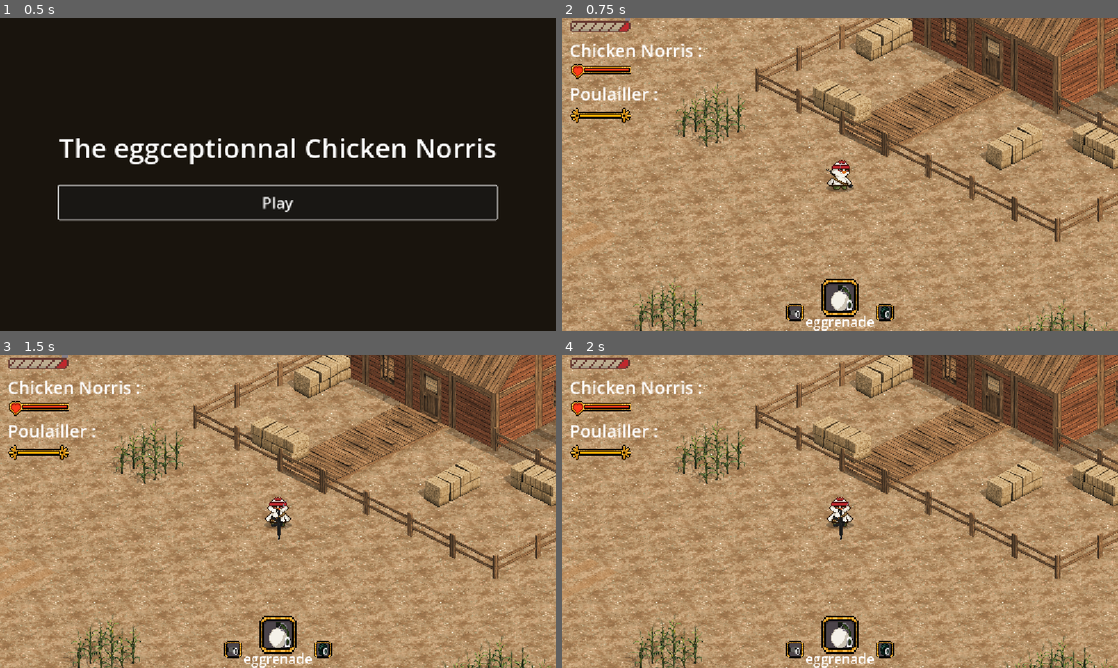
Above: before the commit, frames 1-4 (two rows, left to right).
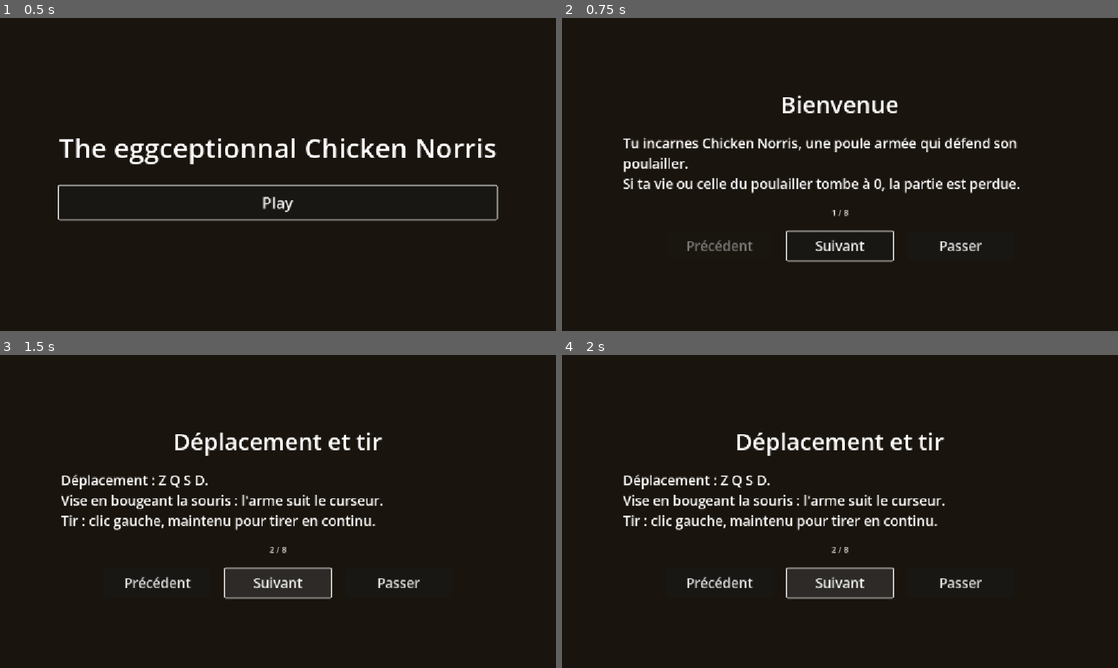
Above: after the commit, the same moments.

Repository: Xuniy/EpicFails_ezwinGameJam
Game: Godot game, scene res://scences/title_screen.tscn
The game is run twice, just before and just after one commit, with the same random seed, the same clock (stepped at 60 frames per second) and the same inputs.
Inputs (mouse positions are in pixels of both pictures, inside the frame that each line leads up to):
- Up to frame 1 (0.5 s): no input
- Up to frame 2 (0.75 s): click "Play" at 0.5 s
- Up to frame 3 (1.5 s): click (278, 583) at 1.25 s, where only the run after the commit has a clickable "Suivant"
- Up to frame 4 (2 s): no input

Frame 1 is identical in both runs. In frame 2, 99% of the frame differs, in the area x 0-100%, y 0-100%; in frame 3, 99%; in frame 4, 99%.

Commit message:
Tutoriel en jeu : pages clavier/souris ou Xbox selon l'appareil choisi au titre, affiché avant la partie
Co-Authored-By: Claude Haiku 5.5 <noreply@anthropic.com>
Claude-Session: https://claude.ai/code/session_01UwiPo7oy1NG6R3wQqBUMa4

Diff:
--- /dev/null
+++ b/scences/tutorial_screen.tscn
@@ -0,0 +1,12 @@
+[gd_scene format=3]
+
+[ext_resource type="Script" path="res://scripts/tutorial_screen.gd" id="1_tutorial"]
+
+[node name="TutorialScreen" type="Control"]
+layout_mode = 3
+anchors_preset = 15
+anchor_right = 1.0
+anchor_bottom = 1.0
+grow_horizontal = 2
+grow_vertical = 2
+script = ExtResource("1_tutorial")
--- a/scripts/title_screen.gd
+++ b/scripts/title_screen.gd
@@ -3,7 +3,7 @@
 ## Écran d'accueil : nom du jeu et Play. Le type d'appareil est mémorisé dans GameState :
 ## un clic (ou une touche) = clavier/souris, le bouton A d'une manette = Xbox.
 
-const GAME_SCENE := "res://scences/world_test.tscn"
+const NEXT_SCENE := "res://scences/tutorial_screen.tscn"
 const TITLE_FONT_SIZE: int = 56
 const BUTTON_FONT_SIZE: int = 32
 
@@ -54,4 +54,4 @@
 func _on_play_pressed() -> void:
 	GameState.input_device = detected_device if detected_device != "" else GameState.DEVICE_KEYBOARD_MOUSE
 	GameState.game_over = false
-	get_tree().change_scene_to_file(GAME_SCENE)
+	get_tree().change_scene_to_file(NEXT_SCENE)
--- /dev/null
+++ b/scripts/tutorial_screen.gd
@@ -0,0 +1,120 @@
+extends Control
+
+## Tutoriel en jeu, affiché entre l'écran d'accueil et la partie.
+## Les pages sont choisies selon l'appareil mémorisé dans GameState.input_device.
+
+const GAME_SCENE := "res://scences/world_test.tscn"
+
+const PAGES_PC := [
+	{"title": "Bienvenue", "text": "Tu incarnes Chicken Norris, une poule armée qui défend son poulailler.\nSi ta vie ou celle du poulailler tombe à 0, la partie est perdue."},
+	{"title": "Déplacement et tir", "text": "Déplacement : Z Q S D.\nVise en bougeant la souris : l'arme suit le curseur.\nTir : clic gauche, maintenu pour tirer en continu."},
+	{"title": "Changer d'objet", "text": "Les trois objets sont dans la barre en bas au centre : eggrenade, eggder pearl et egg bomba.\nMolette vers le haut : objet précédent. Molette vers le bas : objet suivant."},
+	{"title": "Lancer un objet", "text": "Maintiens le clic droit : le zoom s'adapte et un élastique apparaît.\nTire la souris dans le sens opposé à la cible : plus la traction est longue, plus l'objet va loin.\nClic gauche pour lancer. Relâcher le clic droit sans valider annule."},
+	{"title": "Les objets", "text": "eggrenade : explose à sa chute et blesse les ennemis proches.\neggder pearl : te téléporte au point visé, si la place est libre.\negg bomba : explose après un court délai et élimine les ennemis de son rayon.\nMarche sur un objet au sol pour le récupérer."},
+	{"title": "Fumer le joint", "text": "Le joint se consume en 45 secondes. Vide, il te fait perdre 5 points de vie toutes les 2 secondes.\nTouche A : ouvre ou ferme le mini-jeu de rythme.\nTouches 1, 2, 3, 4 : les quatre voies. Une bonne touche ajoute 5 secondes au joint."},
+	{"title": "Les barres et la boussole", "text": "En haut à gauche : le joint. Sous lui : ta vie et celle du poulailler.\nSi le poulailler sort de l'écran, une flèche sur le bord indique sa direction."},
+	{"title": "Fin de partie", "text": "Chicken Norris mort ou poulailler détruit : l'écran de fin apparaît.\nPlay again relance la partie."},
+]
+
+const PAGES_XBOX := [
+	{"title": "Bienvenue", "text": "Tu incarnes Chicken Norris, une poule armée qui défend son poulailler.\nSi ta vie ou celle du poulailler tombe à 0, la partie est perdue."},
+	{"title": "Déplacement et tir", "text": "Déplacement : stick gauche.\nVise : stick droit, l'arme regarde dans sa direction.\nTir : gâchette droite (RT), maintenue pour tirer en continu."},
+	{"title": "Changer d'objet", "text": "Les trois objets sont dans la barre en bas au centre : eggrenade, eggder pearl et egg bomba.\nLB : objet précédent. RB : objet suivant."},
+	{"title": "Lancer un objet", "text": "Maintiens la gâchette gauche (LT) : le zoom s'adapte et un arc apparaît.\nChoisis la direction et la distance avec le stick droit.\nRT pour lancer. Relâcher LT sans valider annule."},
+	{"title": "Dézoomer", "text": "Croix directionnelle droite : dézoome la caméra pour voir plus loin."},
+	{"title": "Les objets", "text": "eggrenade : explose à sa chute et blesse les ennemis proches.\neggder pearl : te téléporte au point visé, si la place est libre.\negg bomba : explose après un court délai et élimine les ennemis de son rayon.\nMarche sur un objet au sol pour le récupérer."},
+	{"title": "Fumer le joint", "text": "Le joint se consume en 45 secondes. Vide, il te fait perdre 5 points de vie toutes les 2 secondes.\nCroix directionnelle haut : ouvre ou ferme le mini-jeu de rythme.\nY, X, A, B : les quatre voies. Une bonne touche ajoute 5 secondes au joint."},
+	{"title": "Les barres et la boussole", "text": "En haut à gauche : le joint. Sous lui : ta vie et celle du poulailler.\nSi le poulailler sort de l'écran, une flèche sur le bord indique sa direction."},
+	{"title": "Fin de partie", "text": "Chicken Norris mort ou poulailler détruit : l'écran de fin apparaît.\nPlay again relance la partie."},
+]
+
+var pages: Array = []
+var index: int = 0
+var title_label: Label
+var body_label: Label
+var counter_label: Label
+var prev_button: Button
+var next_button: Button
+
+
+func _ready() -> void:
+	pages = PAGES_XBOX if GameState.input_device == GameState.DEVICE_XBOX else PAGES_PC
+	set_anchors_and_offsets_preset(Control.PRESET_FULL_RECT)
+
+	var background := ColorRect.new()
+	background.color = Color(0.1, 0.08, 0.05)
+	background.set_anchors_and_offsets_preset(Control.PRESET_FULL_RECT)
+	add_child(background)
+
+	var center := CenterContainer.new()
+	center.set_anchors_and_offsets_preset(Control.PRESET_FULL_RECT)
+	add_child(center)
+
+	var column := VBoxContainer.new()
+	column.add_theme_constant_override("separation", 28)
+	center.add_child(column)
+
+	title_label = Label.new()
+	title_label.horizontal_alignment = HORIZONTAL_ALIGNMENT_CENTER
+	title_label.add_theme_font_size_override("font_size", 48)
+	column.add_child(title_label)
+
+	body_label = Label.new()
+	body_label.autowrap_mode = TextServer.AUTOWRAP_WORD_SMART
+	body_label.custom_minimum_size = Vector2(900, 0)
+	body_label.add_theme_font_size_override("font_size", 28)
+	column.add_child(body_label)
+
+	counter_label = Label.new()
+	counter_label.horizontal_alignment = HORIZONTAL_ALIGNMENT_CENTER
+	column.add_child(counter_label)
+
+	var buttons := HBoxContainer.new()
+	buttons.alignment = BoxContainer.ALIGNMENT_CENTER
+	buttons.add_theme_constant_override("separation", 30)
+	column.add_child(buttons)
+
+	prev_button = _make_button("Précédent", _on_prev_pressed)
+	buttons.add_child(prev_button)
+	next_button = _make_button("Suivant", _on_next_pressed)
+	buttons.add_child(next_button)
+	buttons.add_child(_make_button("Passer", _start_game))
+
+	_show_page()
+
+
+func _make_button(label: String, callback: Callable) -> Button:
+	var button := Button.new()
+	button.text = label
+	button.custom_minimum_size = Vector2(220, 60)
+	button.add_theme_font_size_override("font_size", 28)
+	button.pressed.connect(callback)
+	return button
+
+
+func _show_page() -> void:
+	var page: Dictionary = pages[index]
+	title_label.text = page["title"]
+	body_label.text = page["text"]
+	counter_label.text = "%d / %d" % [index + 1, pages.size()]
+	prev_button.disabled = index == 0
+	next_button.text = "Commencer" if index == pages.size() - 1 else "Suivant"
+	next_button.grab_focus()
+
+
+func _on_prev_pressed() -> void:
+	if index > 0:
+		index -= 1
+		_show_page()
+
+
+func _on_next_pressed() -> void:
+	if index == pages.size() - 1:
+		_start_game()
+	else:
+		index += 1
+		_show_page()
+
+
+func _start_game() -> void:
+	get_tree().change_scene_to_file(GAME_SCENE)
